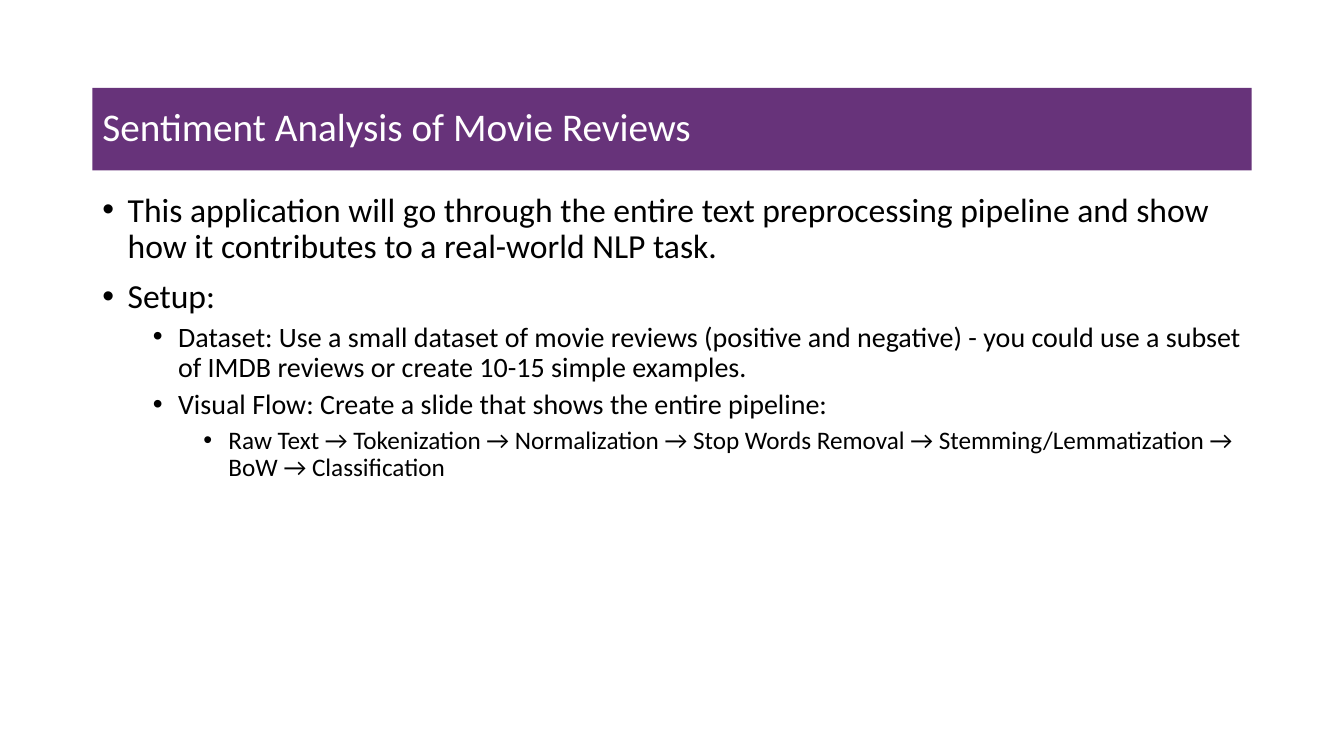
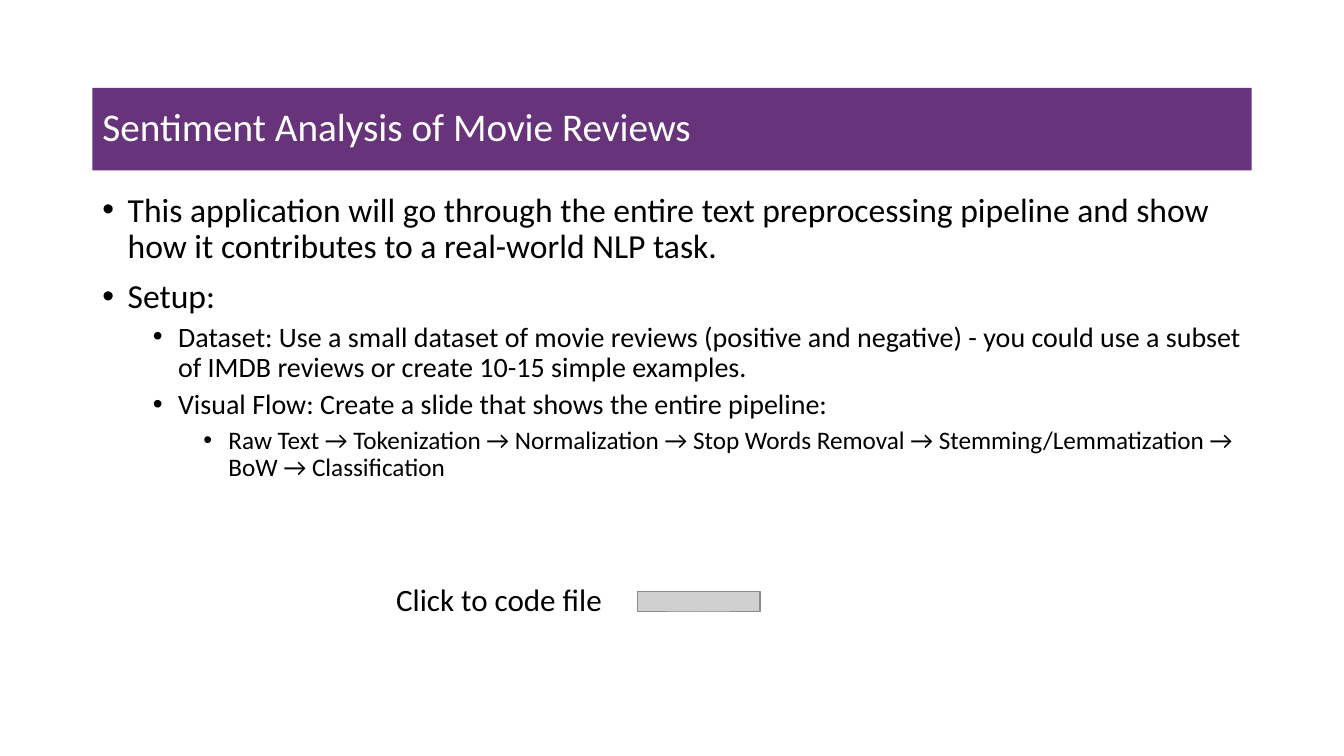
Before and after one commit to msfasha/307307-BI-Methods, a slide deck: slide 23 of 20242-NLP-LLM/lecture notes/Part 1 - Introduction to NLP/1-introduction to NLP.pptx. Drawn at 1344x756 pixels with LibreOffice and Linux fonts; fonts in the diff are those of the drawing; grey boxes stand for pictures; background and template pictures are left out. Boxes give left, top, right and bottom in pixels: in the first picture for what was removed or moved away, otherwise in the second. Text is boxed around its words. In the diff, an @@ line names an element or a change of style, - is before the commit and + after.

```diff
--- a/20242-NLP-LLM/lecture notes/Part 1 - Introduction to NLP/1-introduction to NLP.pptx
+++ b/20242-NLP-LLM/lecture notes/Part 1 - Introduction to NLP/1-introduction to NLP.pptx
@@ text added at [396,589,602,612], 22.2 pt, text #000000 @@
+Click to code file
@@ picture added at [637,591,760,612] @@
```
Also in this commit, not shown: 1 other slide changed, 3 slides added, 4 other files.
